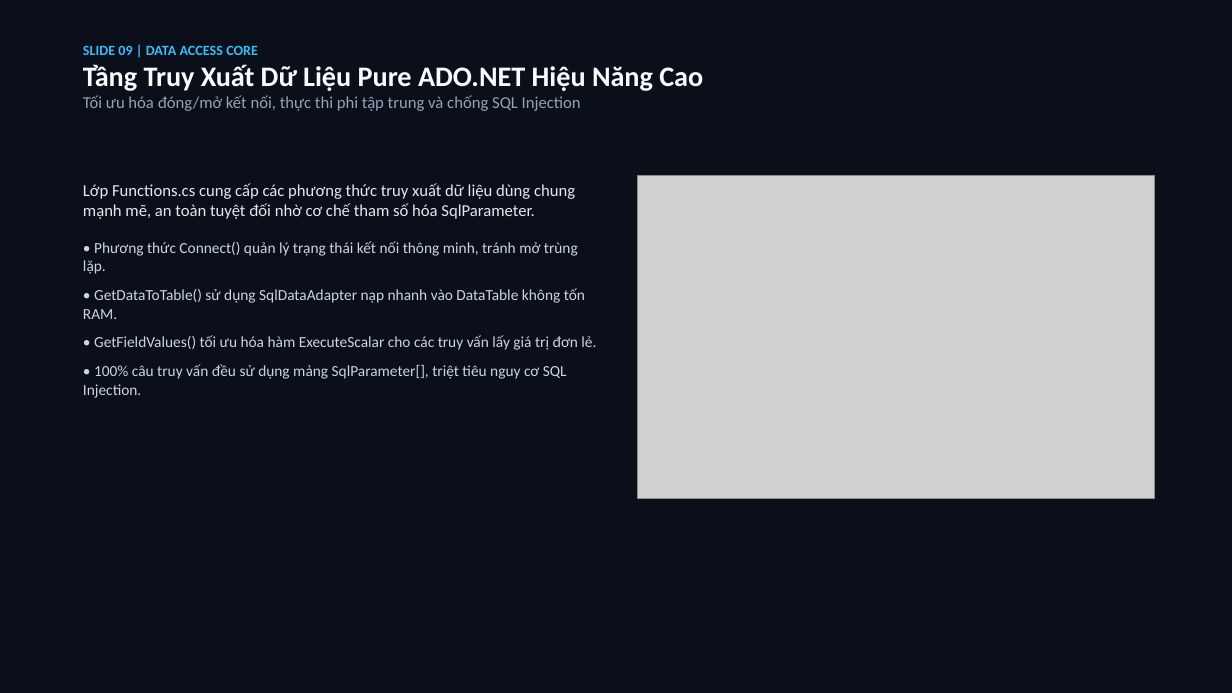
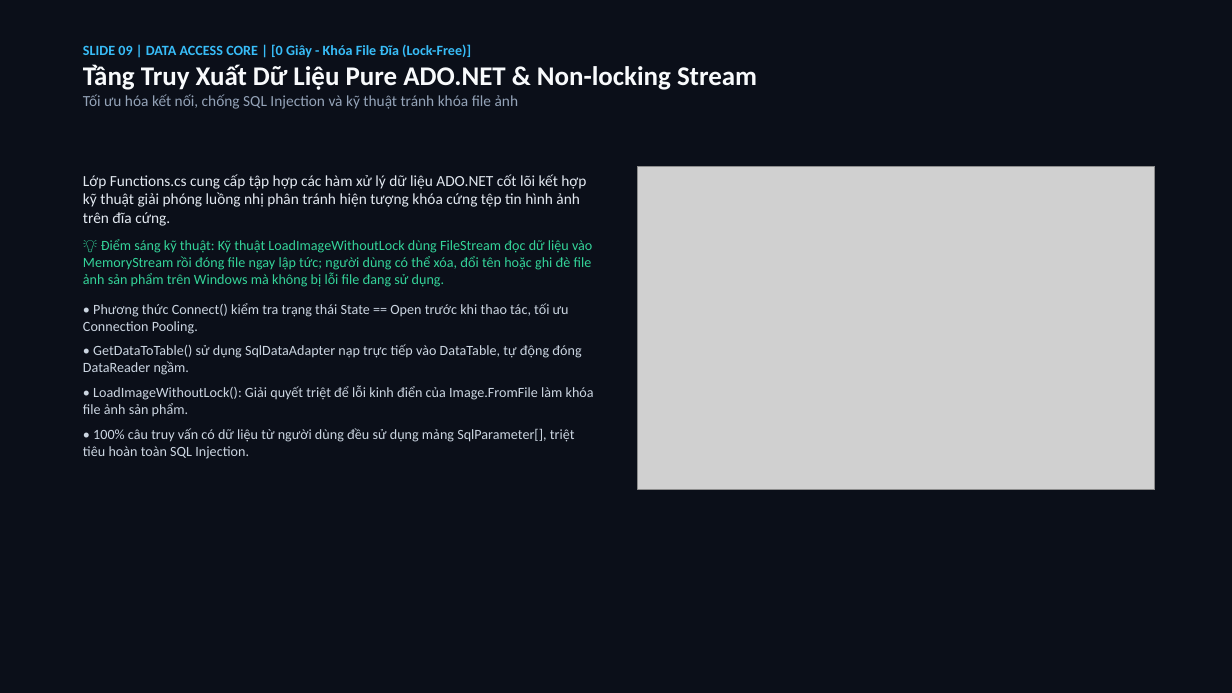
Before and after one commit to hoanganh15092006/BTLLAPTRINHTRUCQUAN, a slide deck: slide 9 of Presentation/QLBanMayViTinh_32_Slides.pptx. Drawn at 1232x693 pixels with LibreOffice and Linux fonts; fonts in the diff are those of the drawing; grey boxes stand for pictures. Boxes give left, top, right and bottom in pixels: in the first picture for what was removed or moved away, otherwise in the second. Text is boxed around its words. In the diff, an @@ line names an element or a change of style, - is before the commit and + after.

```diff
--- a/Presentation/QLBanMayViTinh_32_Slides.pptx
+++ b/Presentation/QLBanMayViTinh_32_Slides.pptx
@@ text at [83, 44, 757, 109]: text changed; size 13 to 12 pt @@
-SLIDE 09 | DATA ACCESS CORE
-Tầng Truy Xuất Dữ Liệu Pure ADO.NET Hiệu Năng Cao
-Tối ưu hóa đóng/mở kết nối, thực thi phi tập trung và chống SQL Injection
+SLIDE 09 | DATA ACCESS CORE | [0 Giây - Khóa File Đĩa (Lock-Free)]
+Tầng Truy Xuất Dữ Liệu Pure ADO.NET & Non-locking Stream
+Tối ưu hóa kết nối, chống SQL Injection và kỹ thuật tránh khóa file ảnh
@@ text at [83, 174, 594, 459]: text changed; size 12 to 11 pt @@
-Lớp Functions.cs cung cấp các phương thức truy xuất dữ liệu dùng chung mạnh mẽ, an toàn tuyệt đối nhờ cơ chế tham số hóa SqlParameter.
-• Phương thức Connect() quản lý trạng thái kết nối thông minh, tránh mở trùng lặp.
-• GetDataToTable() sử dụng SqlDataAdapter nạp nhanh vào DataTable không tốn RAM.
-• GetFieldValues() tối ưu hóa hàm ExecuteScalar cho các truy vấn lấy giá trị đơn lẻ.
-• 100% câu truy vấn đều sử dụng mảng SqlParameter[], triệt tiêu nguy cơ SQL Injection.
+Lớp Functions.cs cung cấp tập hợp các hàm xử lý dữ liệu ADO.NET cốt lõi kết hợp kỹ thuật giải phóng luồng nhị phân tránh hiện tượng khóa cứng tệp tin hình ảnh trên đĩa cứng.
+💡 Điểm sáng kỹ thuật: Kỹ thuật LoadImageWithoutLock dùng FileStream đọc dữ liệu vào MemoryStream rồi đóng file ngay lập tức; người dùng có thể xóa, đổi tên hoặc ghi đè file ảnh sản phẩm trên Windows mà không bị lỗi file đang sử dụng.
+• Phương thức Connect() kiểm tra trạng thái State == Open trước khi thao tác, tối ưu Connection Pooling.
+• GetDataToTable() sử dụng SqlDataAdapter nạp trực tiếp vào DataTable, tự động đóng DataReader ngầm.
+• LoadImageWithoutLock(): Giải quyết triệt để lỗi kinh điển của Image.FromFile làm khóa file ảnh sản phẩm.
+• 100% câu truy vấn có dữ liệu từ người dùng đều sử dụng mảng SqlParameter[], triệt tiêu hoàn toàn SQL Injection.
@@ picture: place and size @@
-picture at [638, 176, 1155, 499]
+picture at [638, 166, 1155, 490]
```
Also in this commit, not shown: 28 other slides changed, 3 slides added, 3 slides removed, 26 other files.
